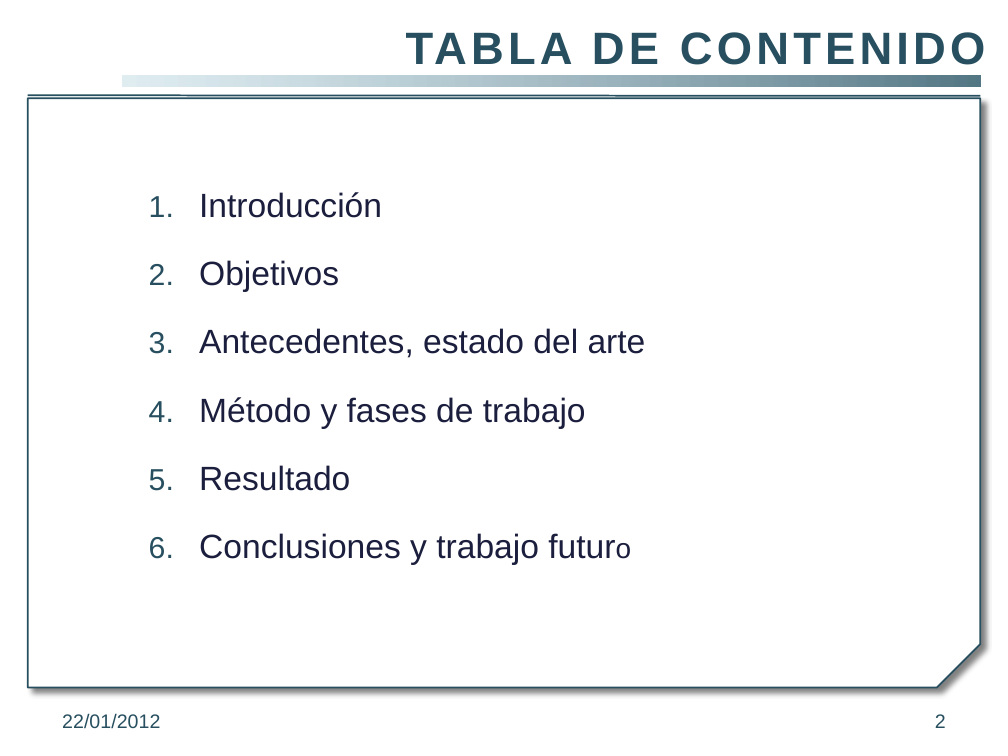
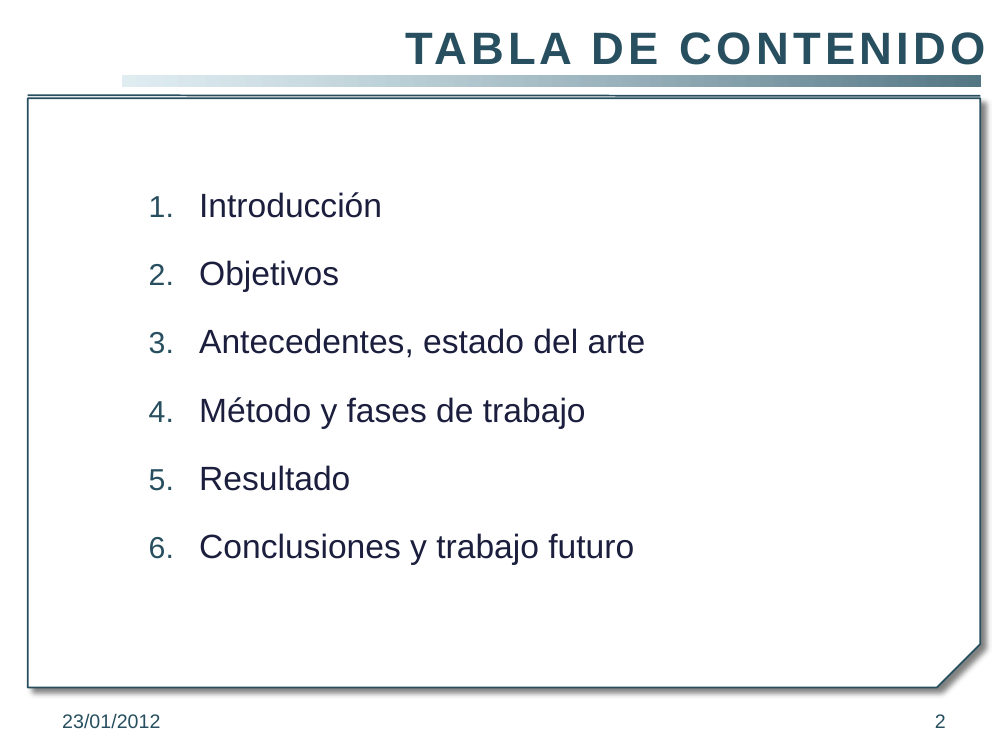
Before and after one commit to gangadhar001/repo-pfc, a slide deck: slide 2 of PFC/Presentacion/PresentacionPFC.pptx. Drawn at 1008x756 pixels with LibreOffice and Linux fonts; fonts in the diff are those of the drawing; background and template pictures are left out. Boxes give left, top, right and bottom in pixels: in the first picture for what was removed or moved away, otherwise in the second. Text is boxed around its words. In the diff, an @@ line names an element or a change of style, - is before the commit and + after.

```diff
--- a/PFC/Presentacion/PresentacionPFC.pptx
+++ b/PFC/Presentacion/PresentacionPFC.pptx
@@ text at [199, 533, 634, 565]: size 20 to 24 pt in "futuro" @@
@@ text at [62, 713, 160, 729]: text changed @@
-22/01/2012
+23/01/2012
```
Also in this commit, not shown: 1 other slide changed, 11 slides added.
